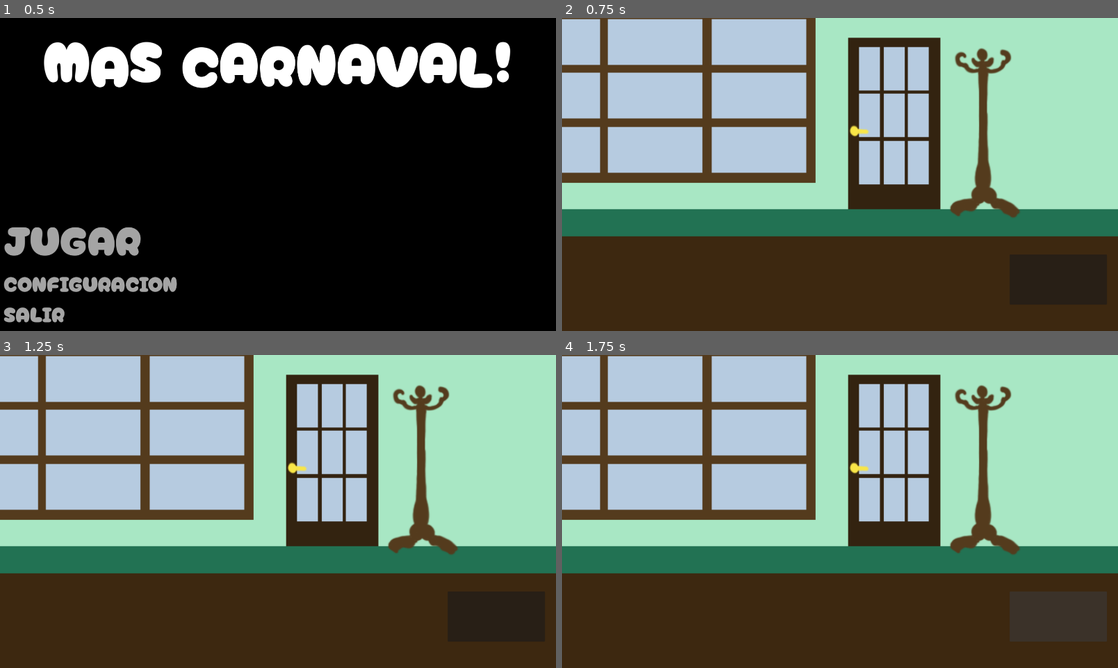
Above: before the commit, frames 1-4 (two rows, left to right).
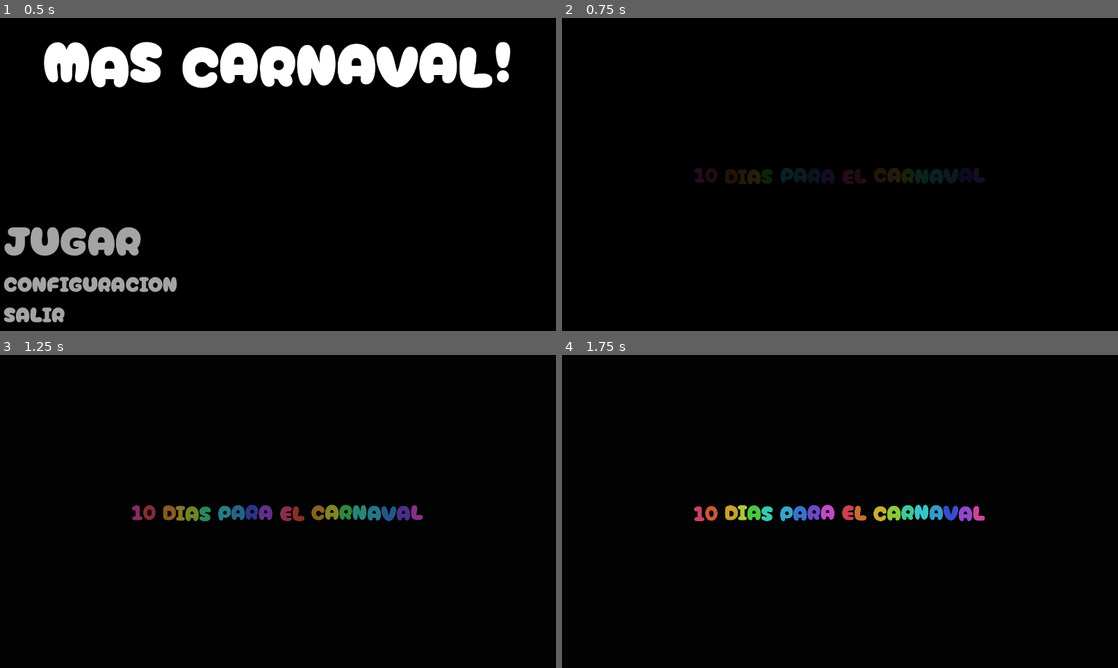
Above: after the commit, the same moments.

Repository: Valvetronix/ggj-2026-neverbullies
Game: Godot game, scene res://scenes/menu.tscn
The game is run twice, just before and just after one commit, with the same random seed, the same clock (stepped at 60 frames per second) and the same inputs.
Inputs (mouse positions are in pixels of both pictures, inside the frame that each line leads up to):
- Up to frame 1 (0.5 s): no input
- Up to frame 2 (0.75 s): click "JUGAR" at 0.5 s
- Up to frame 3 (1.25 s): no input
- Up to frame 4 (1.75 s): click (1056, 617) at 1.25 s

Frame 1 is identical in both runs. In frame 2, 100% of the frame differs, in the area x 0-100%, y 0-100%; in frame 3, 100%; in frame 4, 100%.
Error before the commit: Invalid access of index '2' on a base object of type: 'Array'. (res://scripts/client_window.gd:27)

Commit message:
Separe en escenas la parte de cliente y comence animaciones

Diff:
--- /dev/null
+++ b/scenes/client.tscn
@@ -0,0 +1,161 @@
+[gd_scene format=3 uid="uid://dej5ws3cmfgrt"]
+
+[ext_resource type="Texture2D" uid="uid://djq7trnt8t15e" path="res://assets/characters/placeholder/personaje completo.png" id="1_dipmf"]
+[ext_resource type="Texture2D" uid="uid://btva0qeay52op" path="res://assets/characters/placeholder/pierna _izq.png" id="2_5q6u5"]
+[ext_resource type="Texture2D" uid="uid://csttfsafwefio" path="res://assets/characters/placeholder/pierna_der.png" id="3_umycy"]
+[ext_resource type="Texture2D" uid="uid://cxd2i3hd1ob64" path="res://assets/characters/placeholder/torso.png" id="4_7rsog"]
+[ext_resource type="Texture2D" uid="uid://cnkq0hy2ajpsi" path="res://assets/characters/placeholder/brazos_der.png" id="5_dueaf"]
+[ext_resource type="Texture2D" uid="uid://ckg2nya1hiwrf" path="res://assets/characters/placeholder/brazos_izq.png" id="6_ik056"]
+[ext_resource type="Texture2D" uid="uid://cys2eida0qvef" path="res://assets/characters/placeholder/cabeza.png" id="7_ta3x6"]
+
+[sub_resource type="Animation" id="Animation_u5oxf"]
+length = 0.001
+tracks/0/type = "value"
+tracks/0/imported = false
+tracks/0/enabled = true
+tracks/0/path = NodePath("Sprites/BrazosIzq:rotation")
+tracks/0/interp = 1
+tracks/0/loop_wrap = true
+tracks/0/keys = {
+"times": PackedFloat32Array(0),
+"transitions": PackedFloat32Array(1),
+"update": 0,
+"values": [0.0]
+}
+tracks/1/type = "value"
+tracks/1/imported = false
+tracks/1/enabled = true
+tracks/1/path = NodePath("Sprites/BrazosDer:rotation")
+tracks/1/interp = 1
+tracks/1/loop_wrap = true
+tracks/1/keys = {
+"times": PackedFloat32Array(0),
+"transitions": PackedFloat32Array(1),
+"update": 0,
+"values": [0.0]
+}
+tracks/2/type = "value"
+tracks/2/imported = false
+tracks/2/enabled = true
+tracks/2/path = NodePath("Sprites/PiernaIzq:rotation")
+tracks/2/interp = 1
+tracks/2/loop_wrap = true
+tracks/2/keys = {
+"times": PackedFloat32Array(0),
+"transitions": PackedFloat32Array(1),
+"update": 0,
+"values": [0.0]
+}
+tracks/3/type = "value"
+tracks/3/imported = false
+tracks/3/enabled = true
+tracks/3/path = NodePath("Sprites/PiernaDer:rotation")
+tracks/3/interp = 1
+tracks/3/loop_wrap = true
+tracks/3/keys = {
+"times": PackedFloat32Array(0),
+"transitions": PackedFloat32Array(1),
+"update": 0,
+"values": [0.0]
+}
+
+[sub_resource type="Animation" id="Animation_svewj"]
+resource_name = "walk"
+length = 5.0
+tracks/0/type = "value"
+tracks/0/imported = false
+tracks/0/enabled = true
+tracks/0/path = NodePath("Sprites/BrazosIzq:rotation")
+tracks/0/interp = 1
+tracks/0/loop_wrap = true
+tracks/0/keys = {
+"times": PackedFloat32Array(0),
+"transitions": PackedFloat32Array(1),
+"update": 0,
+"values": [0.0]
+}
+tracks/1/type = "value"
+tracks/1/imported = false
+tracks/1/enabled = true
+tracks/1/path = NodePath("Sprites/BrazosDer:rotation")
+tracks/1/interp = 1
+tracks/1/loop_wrap = true
+tracks/1/keys = {
+"times": PackedFloat32Array(0),
+"transitions": PackedFloat32Array(1),
+"update": 0,
+"values": [0.0]
+}
+tracks/2/type = "value"
+tracks/2/imported = false
+tracks/2/enabled = true
+tracks/2/path = NodePath("Sprites/PiernaIzq:rotation")
+tracks/2/interp = 1
+tracks/2/loop_wrap = true
+tracks/2/keys = {
+"times": PackedFloat32Array(0),
+"transitions": PackedFloat32Array(1),
+"update": 0,
+"values": [0.0]
+}
+tracks/3/type = "value"
+tracks/3/imported = false
+tracks/3/enabled = true
+tracks/3/path = NodePath("Sprites/PiernaDer:rotation")
+tracks/3/interp = 1
+tracks/3/loop_wrap = true
+tracks/3/keys = {
+"times": PackedFloat32Array(0),
+"transitions": PackedFloat32Array(1),
+"update": 0,
+"values": [0.0]
+}
+
+[sub_resource type="AnimationLibrary" id="AnimationLibrary_v3vnk"]
+_data = {
+&"RESET": SubResource("Animation_u5oxf"),
+&"walk": SubResource("Animation_svewj")
+}
+
+[node name="CWClient" type="Sprite2D" unique_id=1432234317]
+scale = Vector2(0.5208767, 0.5203424)
+
+[node name="Sprites" type="Node2D" parent="." unique_id=2061891723]
+
+[node name="PersonajeCompleto" type="Sprite2D" parent="Sprites" unique_id=808033745]
+visible = false
+modulate = Color(1, 1, 1, 0.5411765)
+self_modulate = Color(1, 0, 1, 1)
+texture = ExtResource("1_dipmf")
+
+[node name="PiernaIzq" type="Sprite2D" parent="Sprites" unique_id=274398042]
+position = Vector2(-82.55313, 284.4281)
+texture = ExtResource("2_5q6u5")
+
+[node name="PiernaDer" type="Sprite2D" parent="Sprites" unique_id=1148326057]
+position = Vector2(32.63729, 113.38687)
+texture = ExtResource("3_umycy")
+offset = Vector2(38.396797, 171.04123)
+
+[node name="Torso" type="Sprite2D" parent="Sprites" unique_id=1677225574]
+position = Vector2(0, -67.263405)
+texture = ExtResource("4_7rsog")
+
+[node name="BrazosDer" type="Sprite2D" parent="Sprites" unique_id=674016648]
+position = Vector2(74.873764, -169.11942)
+texture = ExtResource("5_dueaf")
+offset = Vector2(34.55712, 136.44862)
+
+[node name="BrazosIzq" type="Sprite2D" parent="Sprites" unique_id=821468719]
+position = Vector2(-74.873764, -169.11942)
+texture = ExtResource("6_ik056")
+offset = Vector2(-34.55713, 136.44862)
+
+[node name="Cabeza" type="Sprite2D" parent="Sprites" unique_id=1554644049]
+position = Vector2(0, -244.07005)
+scale = Vector2(1, 0.9962058)
+texture = ExtResource("7_ta3x6")
+offset = Vector2(0, -109.49573)
+
+[node name="AnimationPlayer" type="AnimationPlayer" parent="." unique_id=377092404]
+libraries/ = SubResource("AnimationLibrary_v3vnk")
--- /dev/null
+++ b/scenes/client_window.tscn
@@ -0,0 +1,25 @@
+[gd_scene format=3 uid="uid://l6m3bcm6537a"]
+
+[ext_resource type="Script" uid="uid://3gj00gab1jic" path="res://scripts/client_window.gd" id="1_1ca7w"]
+[ext_resource type="Texture2D" uid="uid://bmr4j1k7e2enl" path="res://assets/backgrounds/recibimiento_cliente.png" id="2_sqx1h"]
+[ext_resource type="PackedScene" uid="uid://dej5ws3cmfgrt" path="res://scenes/client.tscn" id="3_sqx1h"]
+
+[node name="ClientWindow" type="Node2D" unique_id=846355981 node_paths=PackedStringArray("cw_background", "cw_client", "cw_next_window_button")]
+script = ExtResource("1_1ca7w")
+cw_background = NodePath("CWBackground")
+cw_client = NodePath("")
+cw_next_window_button = NodePath("CWNextWindowButton")
+
+[node name="CWBackground" type="Sprite2D" parent="." unique_id=938842716]
+position = Vector2(959.85565, 540.0438)
+scale = Vector2(2.6662657, 2.666883)
+texture = ExtResource("2_sqx1h")
+
+[node name="CWClient" parent="." unique_id=1432234317 instance=ExtResource("3_sqx1h")]
+position = Vector2(814, 361)
+
+[node name="CWNextWindowButton" type="Button" parent="." unique_id=1188312591]
+offset_left = 1546.0
+offset_top = 816.0
+offset_right = 1882.0
+offset_bottom = 989.0
--- a/scenes/level.tscn
+++ b/scenes/level.tscn
@@ -1,8 +1,7 @@
 [gd_scene format=3 uid="uid://blqsy4k6pbgi4"]
 
 [ext_resource type="PackedScene" uid="uid://c1x4oc0gqfn45" path="res://scenes/countdown_animation.tscn" id="1_2q6dc"]
-[ext_resource type="Script" uid="uid://3gj00gab1jic" path="res://scripts/client_window.gd" id="2_w8frs"]
-[ext_resource type="Texture2D" uid="uid://bmr4j1k7e2enl" path="res://assets/backgrounds/recibimiento_cliente.png" id="3_mx8sn"]
+[ext_resource type="PackedScene" uid="uid://l6m3bcm6537a" path="res://scenes/client_window.tscn" id="1_w7c3h"]
 
 [sub_resource type="CanvasTexture" id="CanvasTexture_rd3vj"]
 
@@ -14,25 +13,6 @@
 texture = SubResource("CanvasTexture_rd3vj")
 centered = false
 
+[node name="ClientWindow" parent="." unique_id=846355981 instance=ExtResource("1_w7c3h")]
+
 [node name="CountdownAnimation" parent="." unique_id=1864382348 instance=ExtResource("1_2q6dc")]
-
-[node name="ClientWindow" type="Node2D" parent="." unique_id=849482920 node_paths=PackedStringArray("cw_background", "cw_client", "cw_next_window_button")]
-script = ExtResource("2_w8frs")
-cw_background = NodePath("CWBackground")
-cw_client = NodePath("CWClient")
-cw_next_window_button = NodePath("CWNextWindowButton")
-
-[node name="CWBackground" type="Sprite2D" parent="ClientWindow" unique_id=1148429210]
-position = Vector2(956, 538)
-scale = Vector2(2.676976, 2.676976)
-texture = ExtResource("3_mx8sn")
-
-[node name="CWClient" type="Sprite2D" parent="ClientWindow" unique_id=1609230617]
-position = Vector2(814, 361)
-scale = Vector2(0.5208767, 0.5203424)
-
-[node name="CWNextWindowButton" type="Button" parent="ClientWindow" unique_id=1199754886]
-offset_left = 1546.0
-offset_top = 816.0
-offset_right = 1882.0
-offset_bottom = 989.0
--- a/scripts/client_window.gd
+++ b/scripts/client_window.gd
@@ -3,6 +3,7 @@
 @export var cw_client: Sprite2D
 @export var cw_next_window_button: Button
 @export var cw_dialogue_bubble: Sprite2D
+
 
 ##Vas a tener que iterar sobre los sprites y asignarlos con el indice. Lo mismo con el pedido
 ## Que puede ser un label
@@ -24,5 +25,5 @@
 func get_random_client():
 	var random_sprite = randi()%10
 	var random_order = randi()%10
-	var choosen_sprite = C.CLIENT_SPRITES[random_sprite]
-	var choosen_orden = C.CLIENT_DIALOGUES[random_order]
+	#var choosen_sprite = C.CLIENT_SPRITES[random_sprite]
+	#var choosen_orden = C.CLIENT_DIALOGUES[random_order]
Binary file added: assets/characters/placeholder/brazos_der.png
Not shown, added: assets/characters/placeholder/brazos_der.png.import
Binary file added: assets/characters/placeholder/brazos_izq.png
Not shown, added: assets/characters/placeholder/brazos_izq.png.import
Binary file added: assets/characters/placeholder/cabeza.png
Not shown, added: assets/characters/placeholder/cabeza.png.import
Binary file added: assets/characters/placeholder/personaje completo.png
Not shown, added: assets/characters/placeholder/personaje completo.png.import
Binary file added: assets/characters/placeholder/pierna _izq.png
Not shown, added: assets/characters/placeholder/pierna _izq.png.import
Binary file added: assets/characters/placeholder/pierna_der.png
Not shown, added: assets/characters/placeholder/pierna_der.png.import
(and 4 more such lines)
